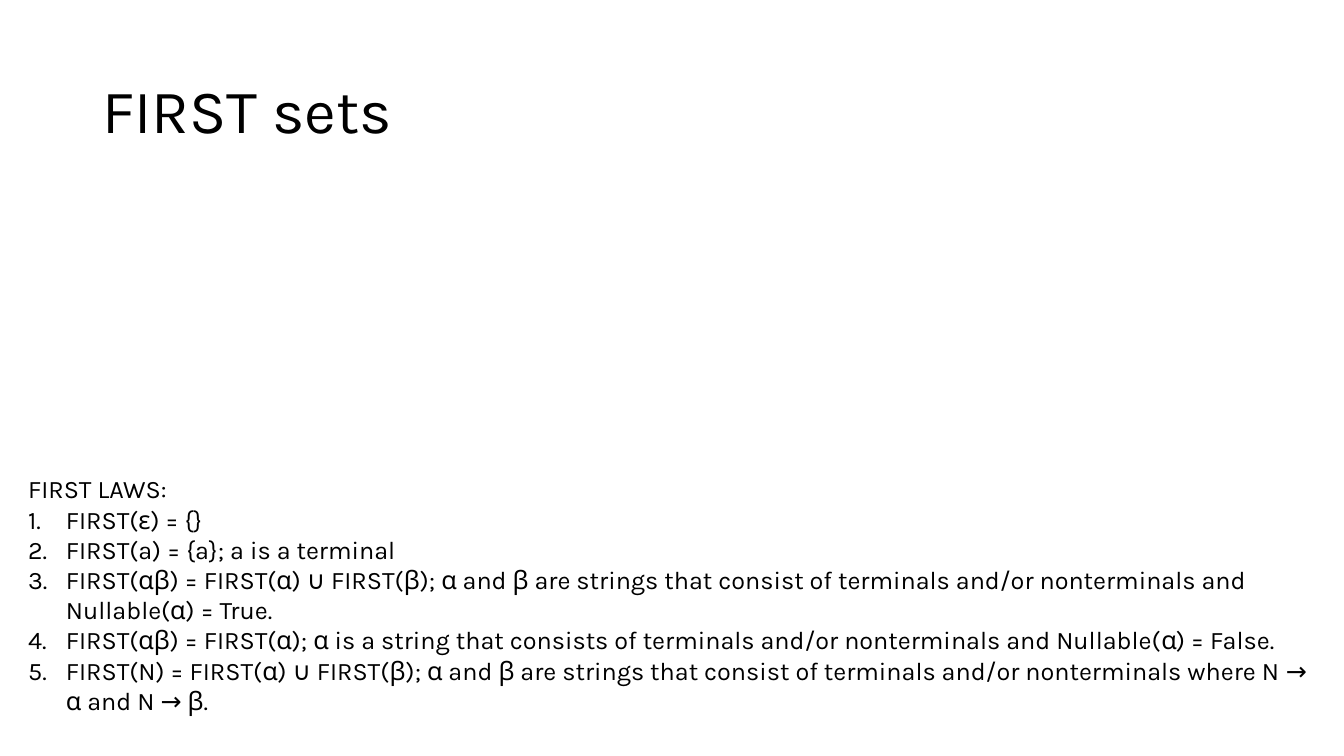
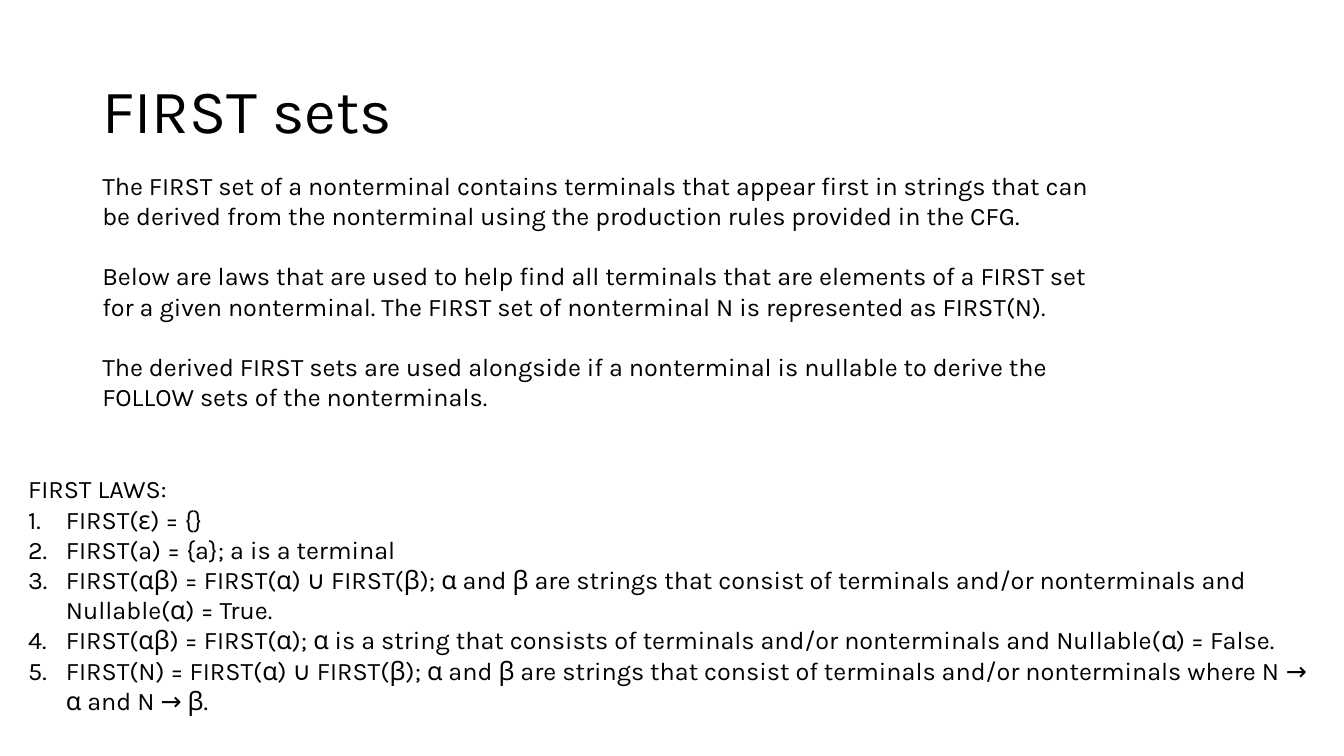
Before and after one commit to Danieldv-s/Research-Materials, a slide deck: slide 9 of Syntax-Analysis/Section2.13Expansion.pptx (slide 8 before the commit). Drawn at 1344x756 pixels with LibreOffice and Linux fonts; fonts in the diff are those of the drawing. Boxes give left, top, right and bottom in pixels: in the first picture for what was removed or moved away, otherwise in the second. Text is boxed around its words. In the diff, an @@ line names an element or a change of style, - is before the commit and + after.

```diff
--- a/Syntax-Analysis/Section2.13Expansion.pptx
+++ b/Syntax-Analysis/Section2.13Expansion.pptx
@@ text added at box(102, 177, 1088, 407), 18 pt, text #000000 @@
+The FIRST set of a nonterminal contains terminals that appear first in strings that can be derived from the nonterminal using the production rules provided in the CFG.
+Below are laws that are used to help find all terminals that are elements of a FIRST set for a given nonterminal. The FIRST set of nonterminal N is represented as FIRST(N).
+The derived FIRST sets are used alongside if a nonterminal is nullable to derive the FOLLOW sets of the nonterminals.
```
Also in this commit, not shown: 33 other slides changed, 11 slides added.
